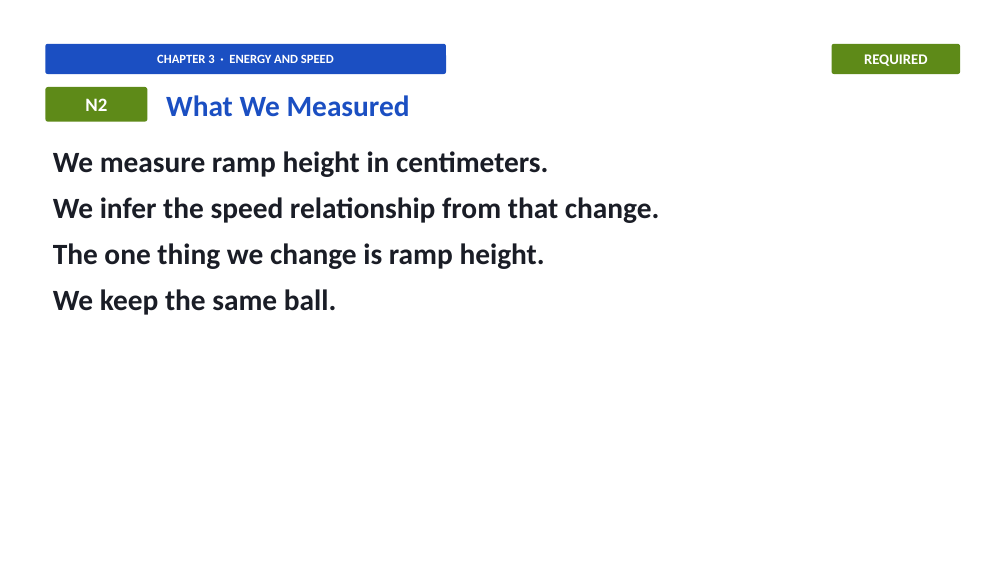
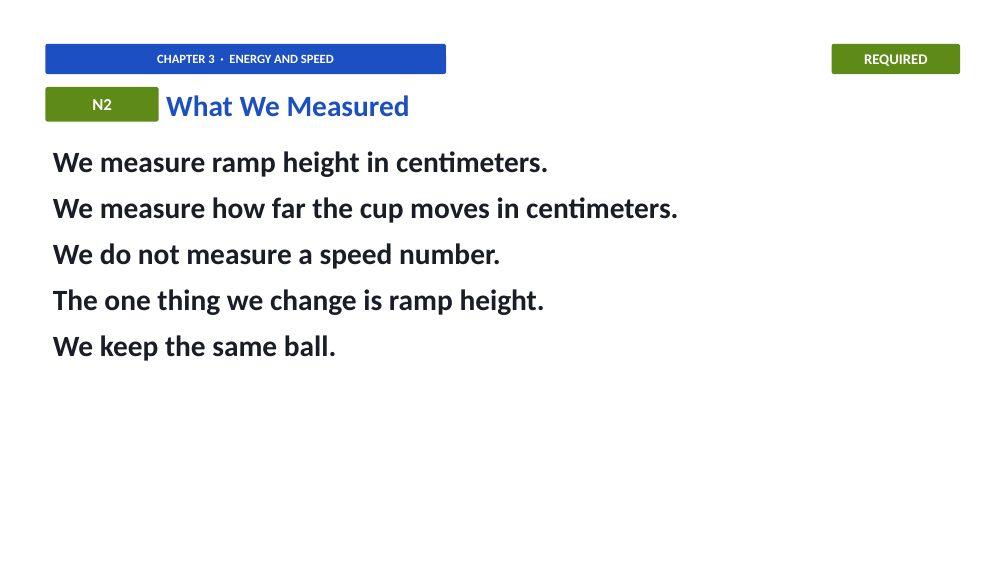
Before and after one commit to owenreagan-cyber/grade-4-energy-transfer-transformation, a slide deck: slide 17 of production/slides/03-ch3-energy-speed-slides.pptx. Drawn at 1008x567 pixels with LibreOffice and Linux fonts; fonts in the diff are those of the drawing. Boxes give left, top, right and bottom in pixels: in the first picture for what was removed or moved away, otherwise in the second. Text is boxed around its words. In the diff, an @@ line names an element or a change of style, - is before the commit and + after.

```diff
--- a/production/slides/03-ch3-energy-speed-slides.pptx
+++ b/production/slides/03-ch3-energy-speed-slides.pptx
@@ rounded rectangle "N2" resized from (x1=45, y1=87, x2=147, y2=122) to (x1=45, y1=87, x2=159, y2=122) @@
@@ rounded rectangle "N2" at (x1=45, y1=87, x2=159, y2=122): size 18 to 16 pt @@
@@ text at (x1=53, y1=197, x2=678, y2=269): text changed @@
-We infer the speed relationship from that change.
+We measure how far the cup moves in centimeters.
+We do not measure a speed number.
```
Also in this commit, not shown: 39 other slides changed, 19 other files.
